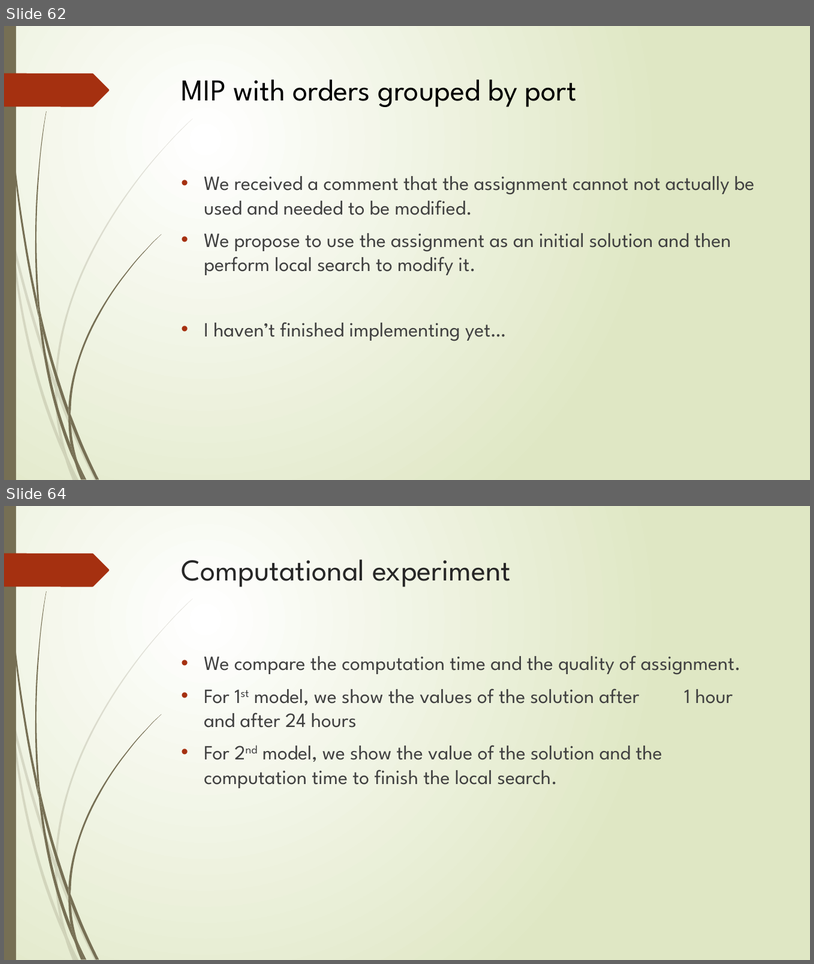
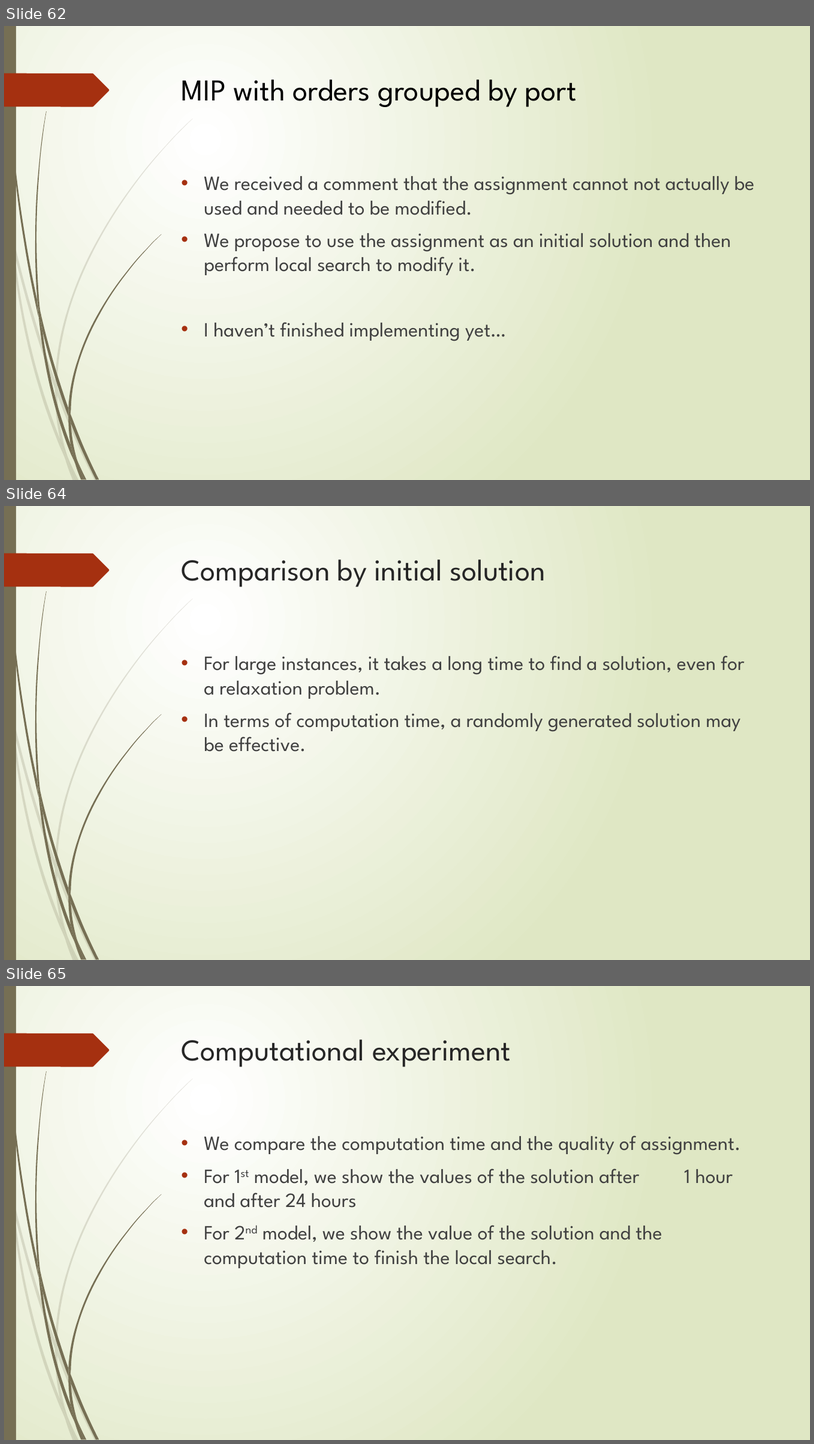
Before and after one commit to r-kurosu/kline_new, a slide deck: 竹田_修論発表.pptx. Shown one above the other, each under a label of ours: slides 62 and 64 before the commit, slides 62, 64 and 65 after it; the slides between them are not shown. The pictures are 814x964 and 814x1444 pixels, drawn with LibreOffice and Linux fonts; fonts in the diff are those of the drawing. Boxes give left, top, right and bottom in pixels: in the first picture for what was removed or moved away, otherwise in the second. Text is boxed around its words. In the diff, an @@ line names an element or a change of style, - is before the commit and + after.

```diff
--- a/竹田_修論発表.pptx
+++ b/竹田_修論発表.pptx
@@ slide 64 added at (4,506,810,960), background gradient #FFFFFF to #DFE8C4; not listed: 24 template elements that a slide beside it also shows @@
@@ title added at (182,559,546,587), 36 pt, text #262626 @@
+Comparison by initial solution
@@ text added at (204,655,744,751), 24 pt, text #404040 @@
+• For large instances, it takes a long time to find a solution, even for a relaxation problem.
+• In terms of computation time, a randomly generated solution may be effective.
@@ what was slide 64 is now slide 65 @@
```
Also in this commit, not shown: 2 slides changed, 1 other file.
